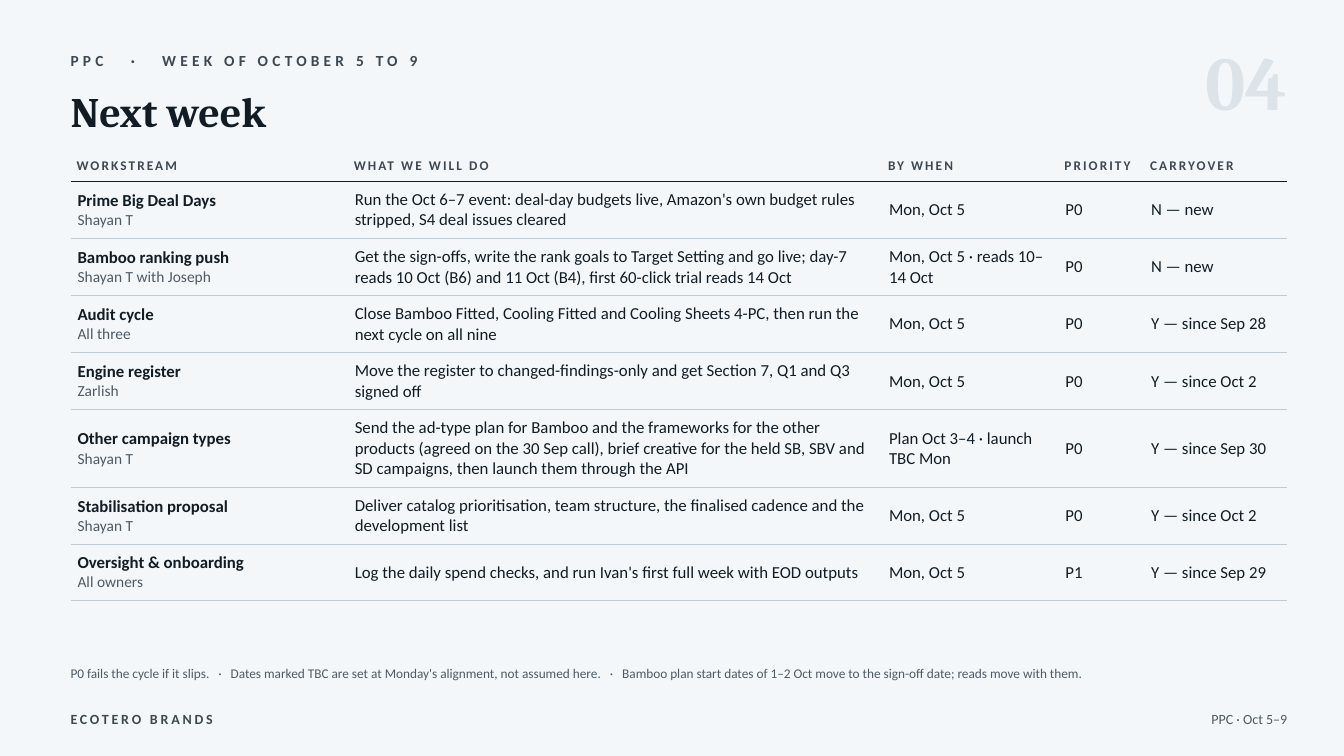
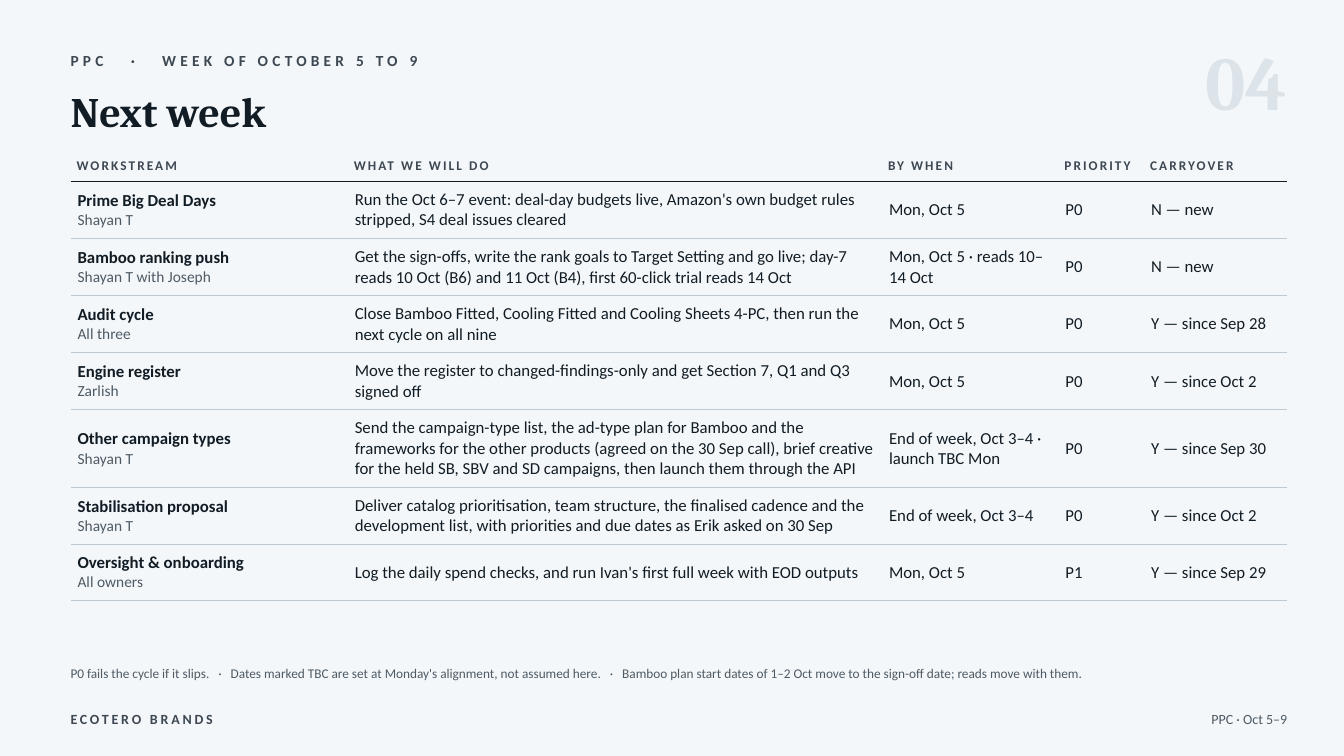
Before and after one commit to zarlish-web/PPC-Audit-, a slide deck: slide 5 of deliverables/PPC_Weekly_Review_Sep28-Oct2.pptx. Drawn at 1344x756 pixels with LibreOffice and Linux fonts; fonts in the diff are those of the drawing. Boxes give left, top, right and bottom in pixels: in the first picture for what was removed or moved away, otherwise in the second. Text is boxed around its words. In the diff, an @@ line names an element or a change of style, - is before the commit and + after.

```diff
--- a/deliverables/PPC_Weekly_Review_Sep28-Oct2.pptx
+++ b/deliverables/PPC_Weekly_Review_Sep28-Oct2.pptx
@@ table at (71, 156, 1288, 591) @@
-row 6, column 2: Send the ad-type plan for Bamboo and the frameworks for the other products (agreed on the 30 Sep call), brief creative for the held SB, SBV and SD campaigns, then launch them through the API
+row 6, column 2: Send the campaign-type list, the ad-type plan for Bamboo and the frameworks for the other products (agreed on the 30 Sep call), brief creative for the held SB, SBV and SD campaigns, then launch them through the API
-row 6, column 3: Plan Oct 3–4 · launch TBC Mon
+row 6, column 3: End of week, Oct 3–4 · launch TBC Mon
-row 7, column 2: Deliver catalog prioritisation, team structure, the finalised cadence and the development list
+row 7, column 2: Deliver catalog prioritisation, team structure, the finalised cadence and the development list, with priorities and due dates as Erik asked on 30 Sep
-row 7, column 3: Mon, Oct 5
+row 7, column 3: End of week, Oct 3–4
```
Also in this commit, not shown: 1 other slide changed.
